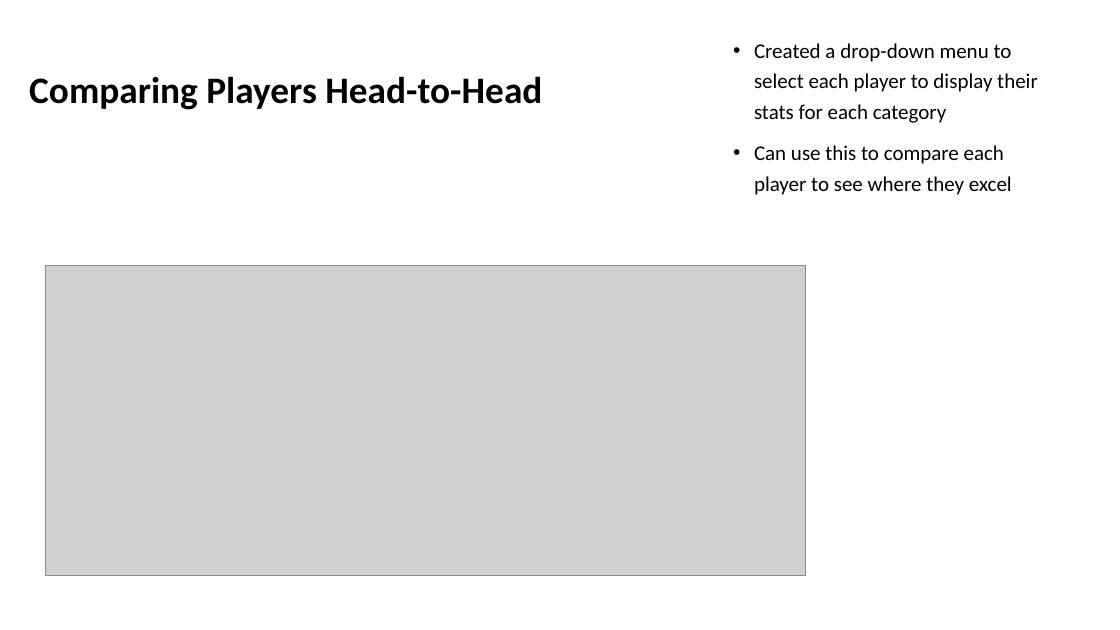
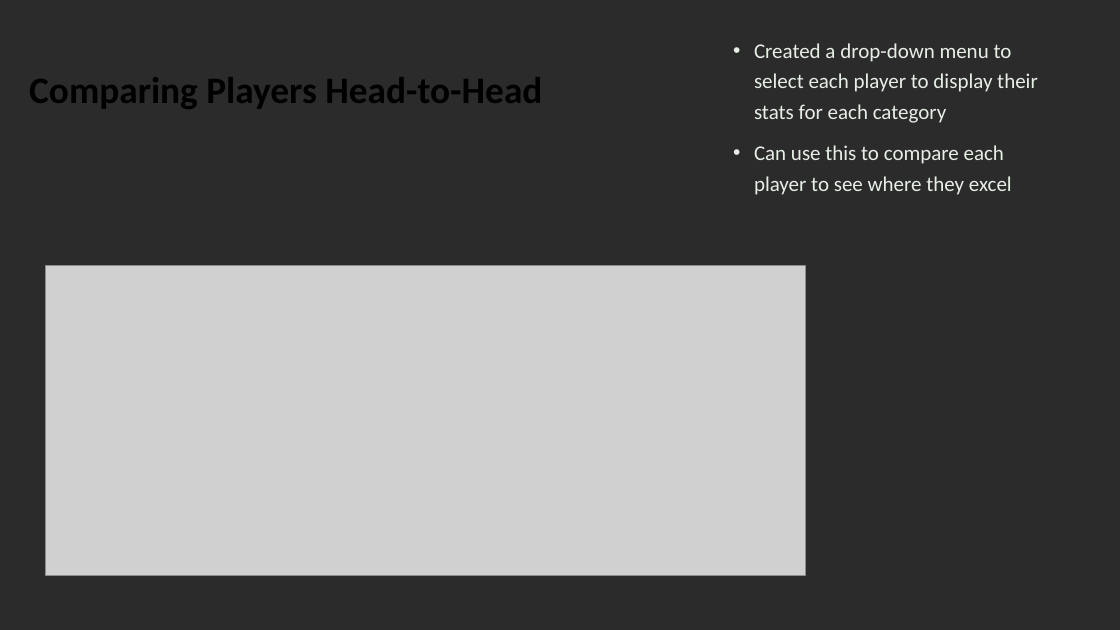
Before and after one commit to Tsmoore002900/Project_Par_3, a slide deck: slide 5 of Project Par 3.pptx (slide 4 before the commit). Drawn at 1120x630 pixels with LibreOffice and Linux fonts; fonts in the diff are those of the drawing; grey boxes stand for pictures; background and template pictures are left out; a plain dark background stands for a picture behind light text. Boxes give left, top, right and bottom in pixels: in the first picture for what was removed or moved away, otherwise in the second. Text is boxed around its words. In the diff, an @@ line names an element or a change of style, - is before the commit and + after.

```diff
--- a/Project Par 3.pptx
+++ b/Project Par 3.pptx
@@ background #FFFFFF to picture (left out) @@
@@ text "Created a drop-down menu to ..." at box(754, 43, 1038, 195): text colour #000000 to #E6EEE6 @@
```
Also in this commit, not shown: 4 other slides changed, 1 other file.
